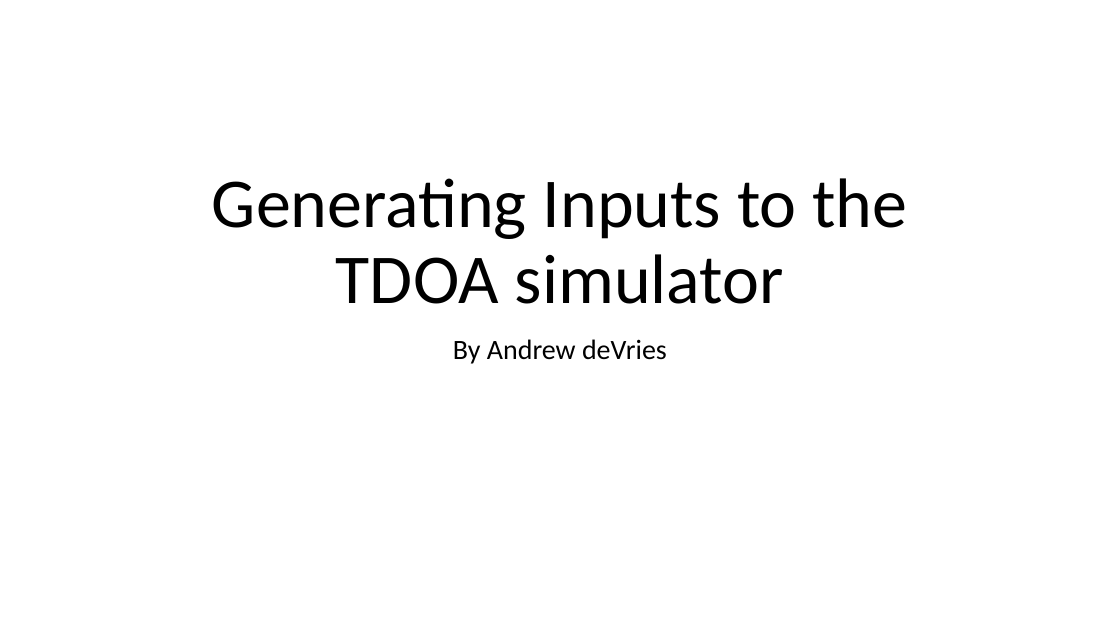
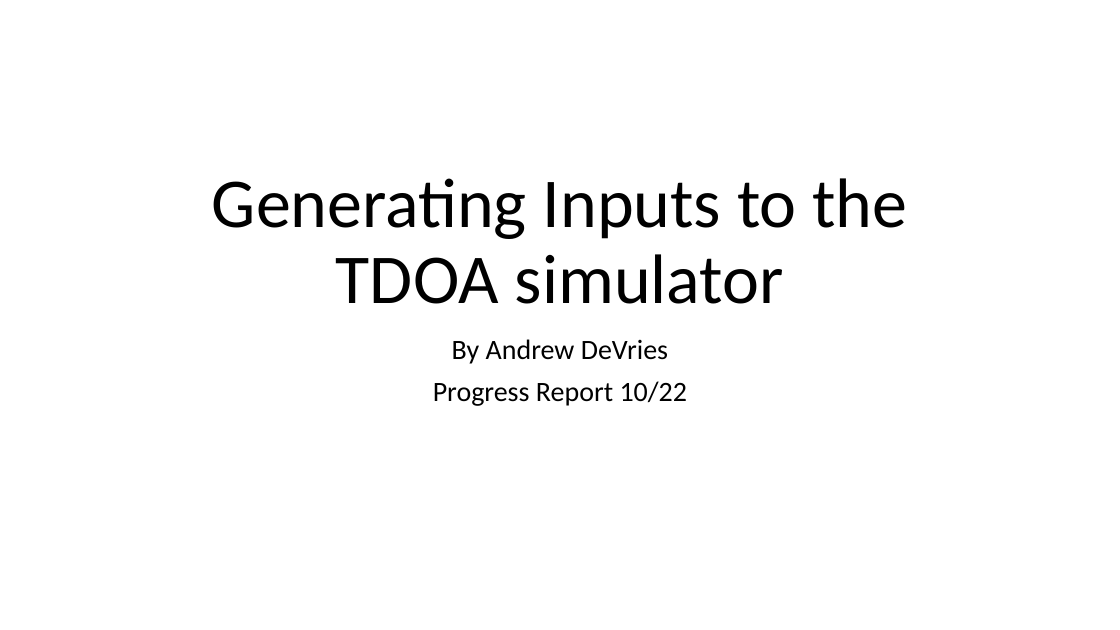
Before and after one commit to MSD-LASSO/FeasibilityStudies, a slide deck: slide 1 of TdoaSim/TDoA Flowchart.pptx. Drawn at 1120x630 pixels with LibreOffice and Linux fonts; fonts in the diff are those of the drawing. Boxes give left, top, right and bottom in pixels: in the first picture for what was removed or moved away, otherwise in the second. Text is boxed around its words. In the diff, an @@ line names an element or a change of style, - is before the commit and + after.

```diff
--- a/TdoaSim/TDoA Flowchart.pptx
+++ b/TdoaSim/TDoA Flowchart.pptx
@@ subtitle at box(433, 339, 688, 406): text changed @@
-By Andrew deVries
+By Andrew DeVries
+Progress Report 10/22
```
Also in this commit, not shown: 4 other slides changed, 12 slides added.
